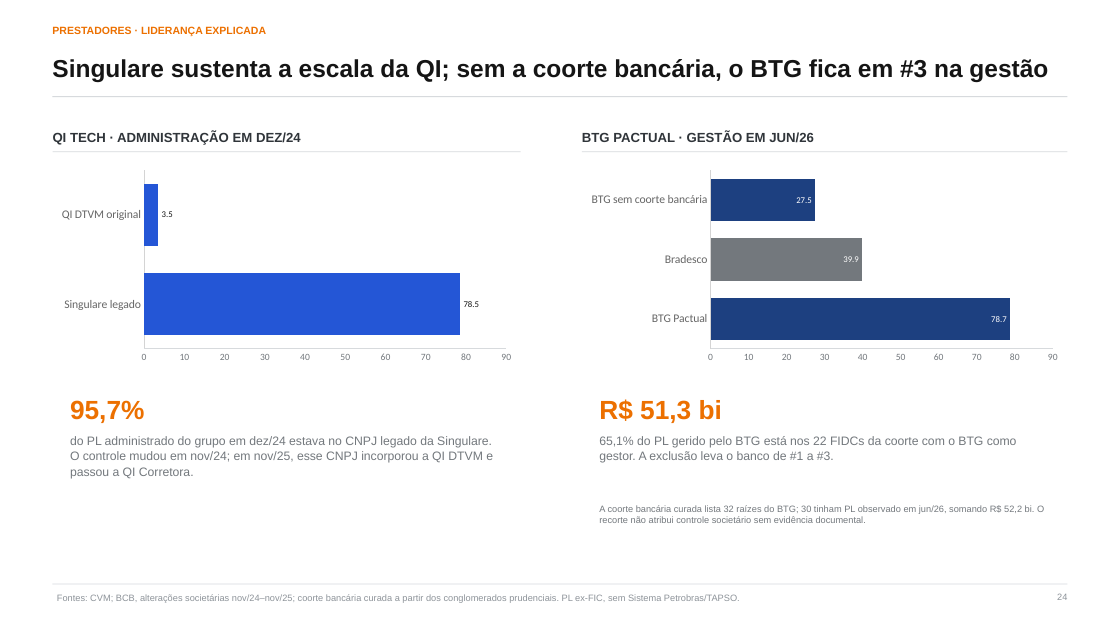
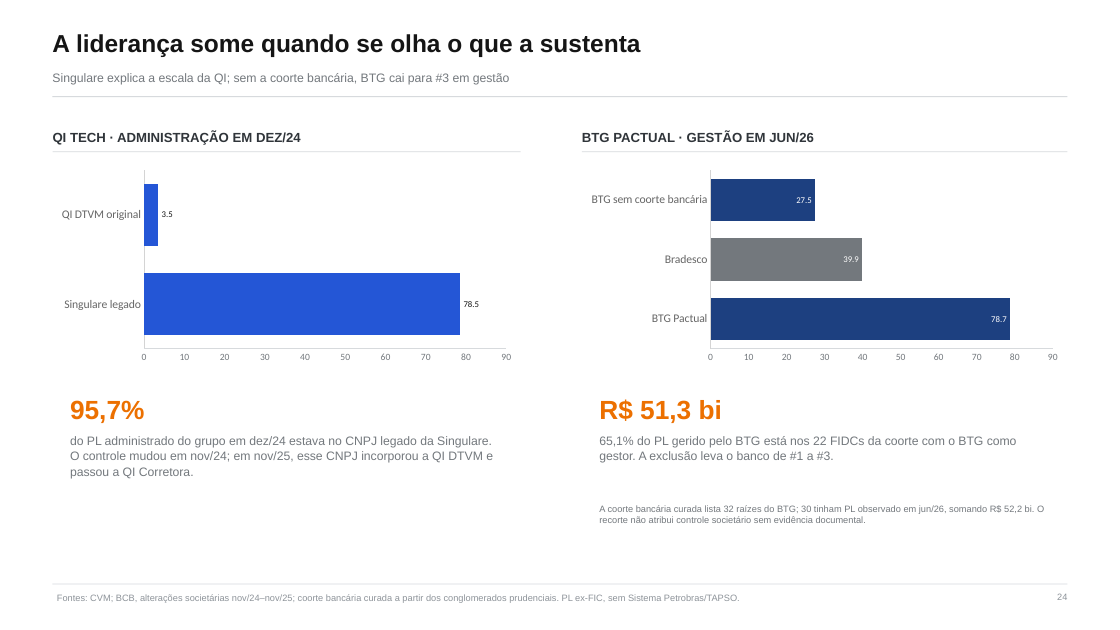
Before and after one commit to abalroar/fidc, a slide deck: slide 24 of data/industry_study/generated_revision/industry_executive_revised.pptx. Drawn at 1120x630 pixels with LibreOffice and Linux fonts; fonts in the diff are those of the drawing. Boxes give left, top, right and bottom in pixels: in the first picture for what was removed or moved away, otherwise in the second. Text is boxed around its words. In the diff, an @@ line names an element or a change of style, - is before the commit and + after.

```diff
--- a/data/industry_study/generated_revision/industry_executive_revised.pptx
+++ b/data/industry_study/generated_revision/industry_executive_revised.pptx
@@ text "A liderança some quando se ..." at [52,34,641,57]: vertical alignment top to middle @@
@@ text at [52,34,641,57]: text changed; size 9 to 21 pt; text colour #EC7000 to #151515 @@
-PRESTADORES · LIDERANÇA EXPLICADA
+A liderança some quando se olha o que a sustenta
@@ text at [52,73,510,85]: text changed; size 21 to 10.5 pt; text colour #151515 to #73787D; bold off @@
-Singulare sustenta a escala da QI; sem a coorte bancária, o BTG fica em #3 na gestão
+Singulare explica a escala da QI; sem a coorte bancária, BTG cai para #3 em gestão
```
Also in this commit, not shown: 16 other slides changed, 17 other files.
